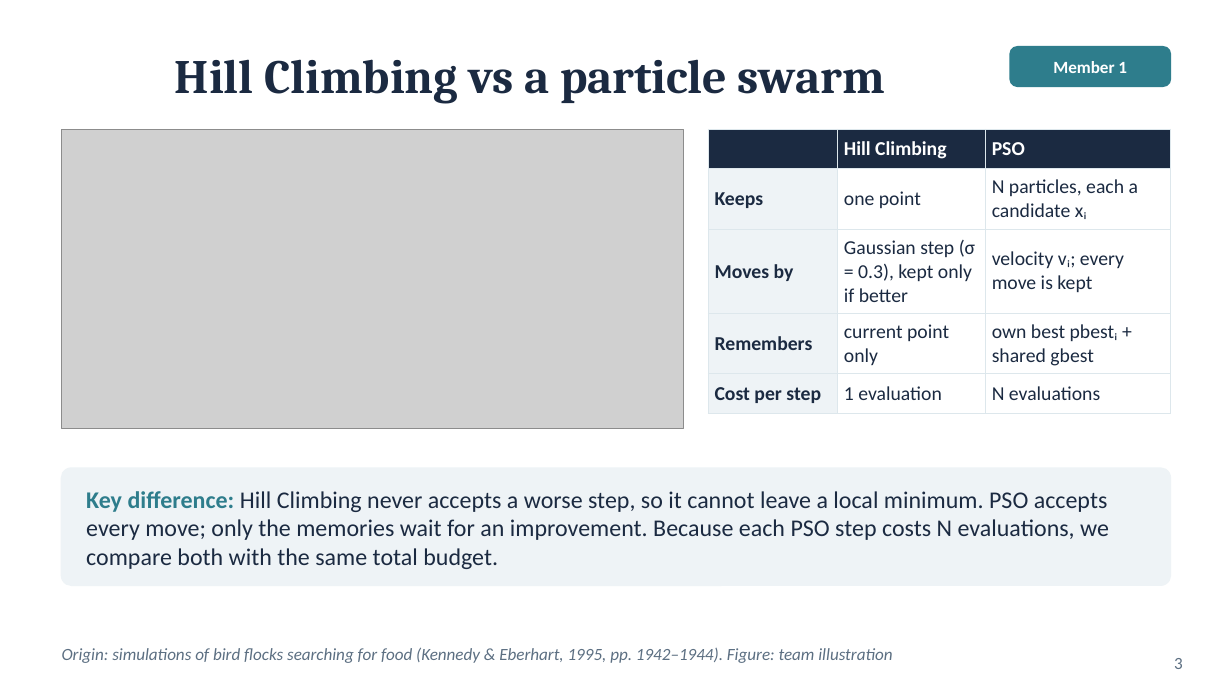
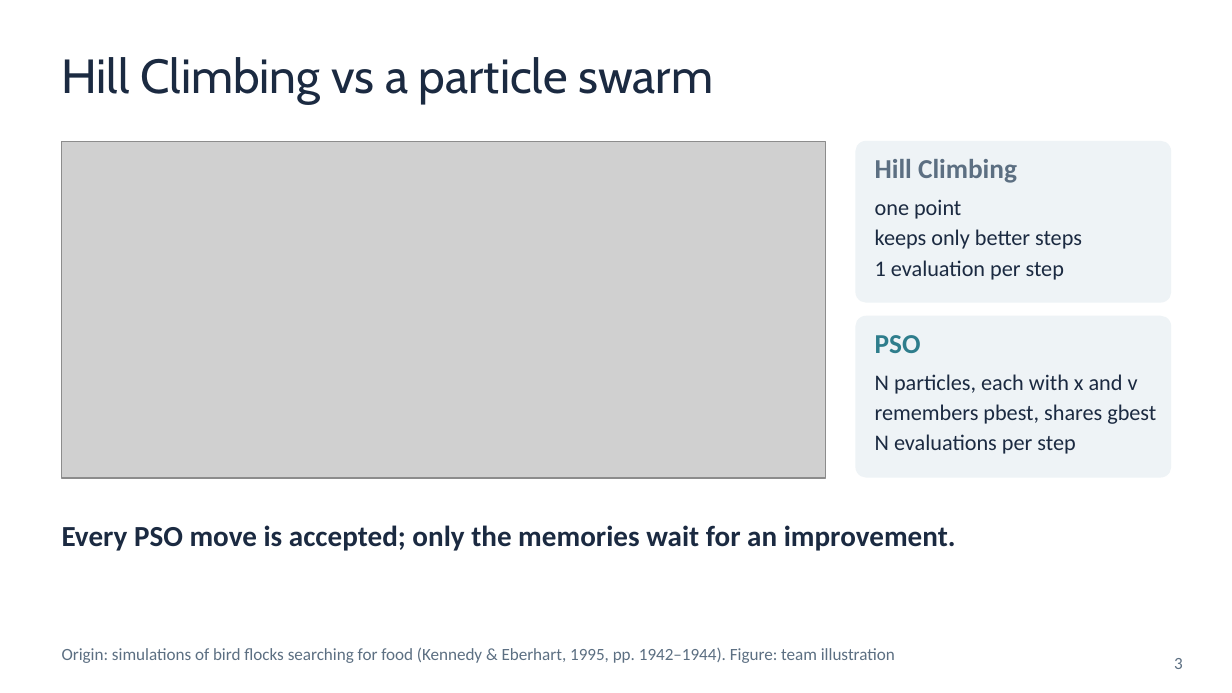
Before and after one commit to huynhhuuphucminh/Seminar-AI, a slide deck: slide 3 of slides/Slide_Seminar_PSO.pptx. Drawn at 1232x693 pixels with LibreOffice and Linux fonts; fonts in the diff are those of the drawing; grey boxes stand for pictures. Boxes give left, top, right and bottom in pixels: in the first picture for what was removed or moved away, otherwise in the second. Text is boxed around its words. In the diff, an @@ line names an element or a change of style, - is before the commit and + after.

```diff
--- a/slides/Slide_Seminar_PSO.pptx
+++ b/slides/Slide_Seminar_PSO.pptx
@@ text "Hill Climbing vs a particle ..." at (62, 57, 713, 104): font Cambria to Cabin, bold off; alignment centre to left @@
@@ rounded rectangle removed at (1010, 47, 1170, 86) @@
@@ text removed at (1053, 61, 1127, 73) @@
-Member 1
@@ picture: place and size @@
-picture at (62, 129, 684, 429)
+picture at (62, 142, 825, 478)
@@ table removed at (708, 129, 1170, 407), 5 rows, 3 columns @@
- | Hill Climbing | PSO
-Keeps | one point | N particles, each a candidate xᵢ
-Moves by | Gaussian step (σ = 0.3), kept only if better | velocity vᵢ; every move is kept
-Remembers | current point only | own best pbestᵢ + shared gbest
-Cost per step | 1 evaluation | N evaluations
@@ rounded rectangle added at (856, 142, 1170, 302), fill #EEF3F6, outline #EEF3F6 1 pt @@
@@ text added at (875, 159, 1017, 183), 16 pt, text #5C6F82, bold @@
+Hill Climbing
@@ text added at (875, 199, 1082, 280), 13 pt, text #1B2A41 @@
+one point
+keeps only better steps
+1 evaluation per step
@@ rounded rectangle: place and size @@
-rounded rectangle at (62, 468, 1170, 585)
+rounded rectangle at (856, 317, 1170, 477)
@@ rounded rectangle at (856, 317, 1170, 477): proportions changed @@
@@ text added at (875, 335, 921, 353), 16 pt, text #2E7D8C, bold @@
+PSO
@@ text added at (875, 374, 1156, 454), 13 pt, text #1B2A41 @@
+N particles, each with x and v
+remembers pbest, shares gbest
+N evaluations per step
@@ text at (62, 525, 956, 551): text changed; size 14 to 17 pt; bold on @@
-Key difference: Hill Climbing never accepts a worse step, so it cannot leave a local minimum. PSO accepts every move; only the memories wait for an improvement. Because each PSO step costs N evaluations, we compare both with the same total budget.
+Every PSO move is accepted; only the memories wait for an improvement.
@@ text "Every PSO move is accepted; ..." at (62, 525, 956, 551): vertical alignment middle to top @@
@@ text "Origin: simulations of bird flocks ..." at (62, 647, 895, 663): italic off @@
```
Also in this commit, not shown: 18 other slides changed, 2 other files.
